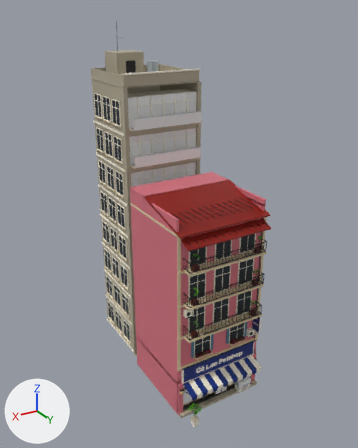
An edit to the FBX model Assets/PhoViet/Art/Streets/PV_StreetShop04_Petshop.fbx, drawn before and after from the same camera.
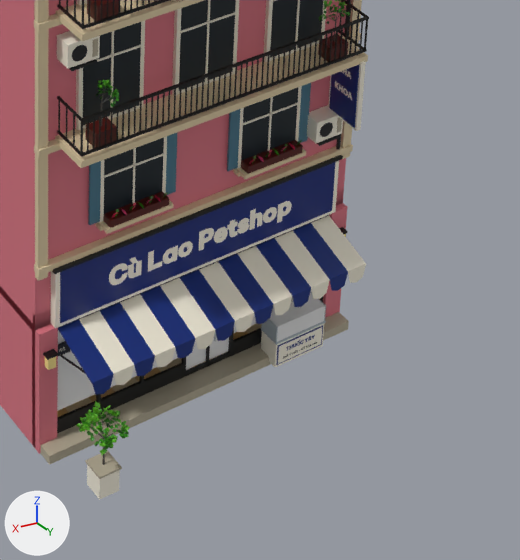
Each version appears first whole from a 50 mm camera at (21.1, 32.4, 32.2) aimed at (0.1, -2.7, 14.6), and next in a close-up on the part from 47% to 84% of the width and 67% to 99% of the height. Arrows for +X, +Y and +Z are at lower left; the lights stay in place. The older version's two pictures come first. Objects named as collision shapes, trigger or cutter boxes, shadow casters or lower levels of detail are left out. Where no turn or scale is listed for an object, it has been applied to the vertices. Vertices at exactly the same position are counted once.

In view in the first close-up: 'PV_StreetShop04_Petshop_LOD0'.
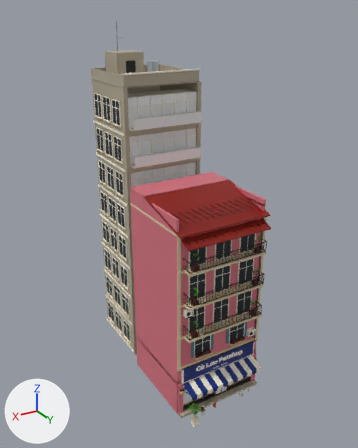
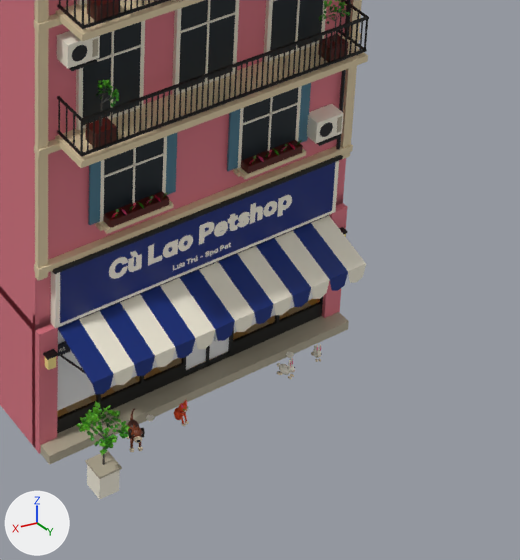
Where the change shows, as pixel boxes [x1, y1, x2, y2] in the close-ups (520 x 560 px):
part 1 of me_pv_streetshop04_petshop_lod0, deleted: before [148, 61, 366, 367]
part 2 of me_pv_streetshop04_petshop_lod0, built on: before [109, 201, 293, 353]; after [109, 195, 322, 452]

Diff of the bpy script that builds the scene:
```diff
--- a/Assets/PhoViet/Art/Streets/PV_StreetShop04_Petshop.fbx.py
+++ b/Assets/PhoViet/Art/Streets/PV_StreetShop04_Petshop.fbx.py
@@ me_pv_streetshop04_petshop_lod0 @@
 # used by ob_pv_streetshop04_petshop_lod0; location = (0.0, 0.0, 0.0)
-me_pv_streetshop04_petshop_lod0.from_pydata(...)  # 18402 vertices, 14176 faces; spans x -4.2..4.2, y -12.5..6.2, z 0.0..31.4
+me_pv_streetshop04_petshop_lod0.from_pydata(...)  # 21012 vertices, 17805 faces; spans x -4.2..4.2, y -12.5..6.2, z 0.0..31.4
+# me_pv_streetshop04_petshop_lod0 part 1: 220 loose pieces with 2139 vertices, spanning x -3.7..3.7, y 0.5..4.9, z 0.1..8.0, are deleted
+# me_pv_streetshop04_petshop_lod0 part 2: 30 vertices moved within x -2.3..2.2, y 1.0..4.7, z 0.3..4.3; 229 vertices removed from x -2.5..2.5, y 0.9..4.7, z 0.3..4.4; 4748 vertices added at x -3.0..3.0, y 0.7..5.5, z 0.2..4.6
+# other edits to the shape of me_pv_streetshop04_petshop_lod0 do not show in these pictures
 me_pv_streetshop04_petshop_lod0.materials.append(mat_pv_streetatlas)
```
